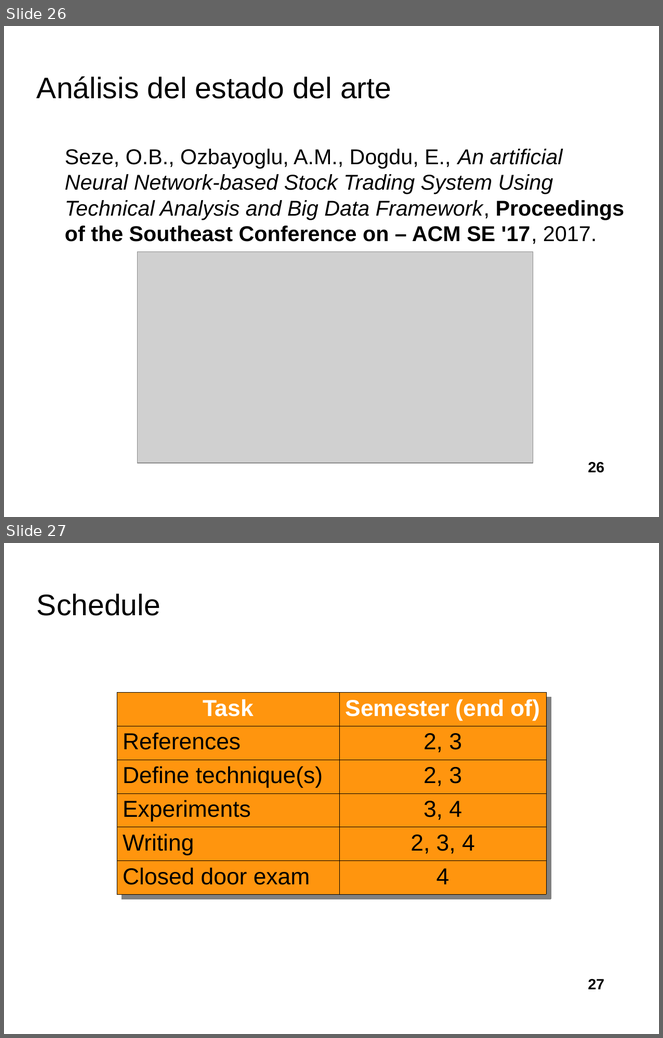
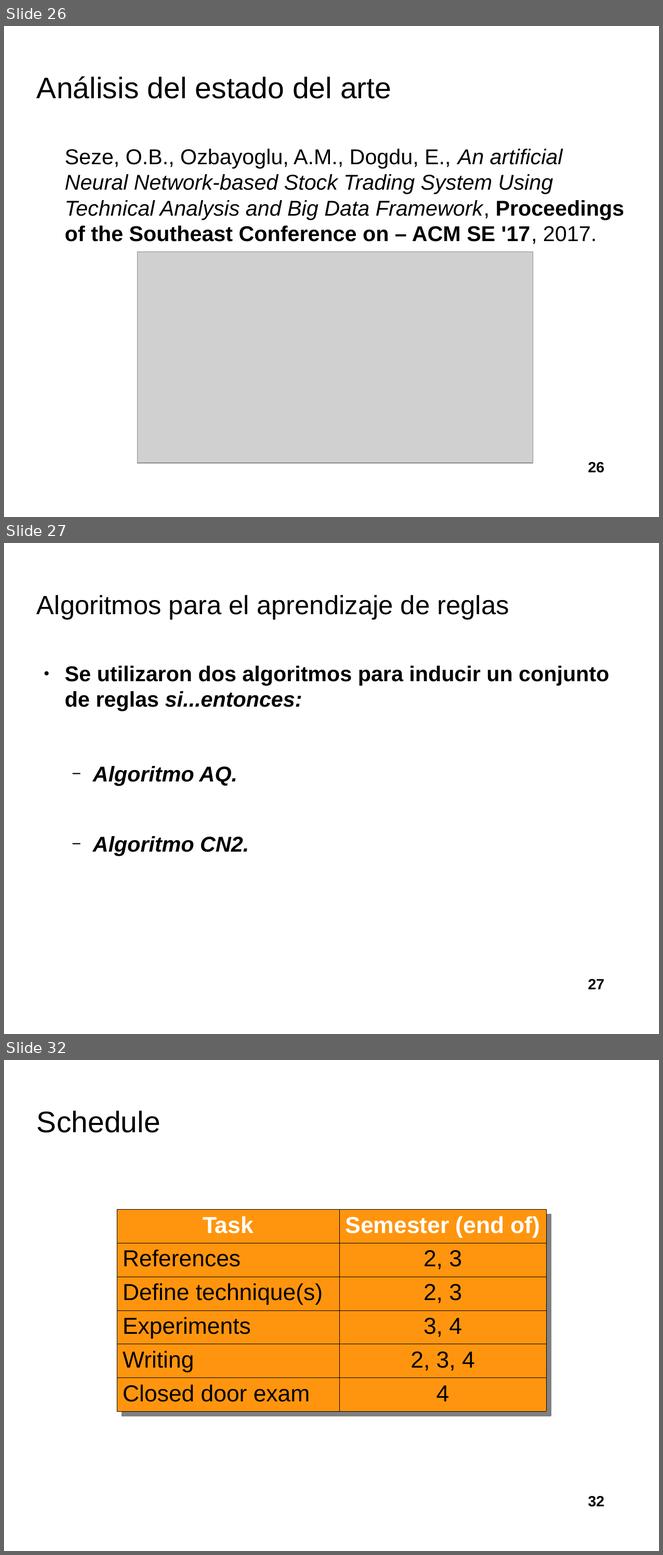
Before and after one commit to davidrmh/Thesis, a slide deck: presentaciones_finales/presentacion_seminario_B19.odp. Shown one above the other, each under a label of ours: slides 26 and 27 before the commit, slides 26, 27 and 32 after it; the slides between them are not shown. The pictures are 663x1038 and 663x1555 pixels, drawn with LibreOffice and Linux fonts; fonts in the diff are those of the drawing; grey boxes stand for pictures; background and template pictures are left out. Boxes give left, top, right and bottom in pixels: in the first picture for what was removed or moved away, otherwise in the second. Text is boxed around its words. In the diff, an @@ line names an element or a change of style, - is before the commit and + after.

Commit message:
Respaldo, inicia diapositivas de algoritmos para aprendizaje de reglas

```diff
--- a/presentaciones_finales/presentacion_seminario_B19.odp
+++ b/presentaciones_finales/presentacion_seminario_B19.odp
@@ slide 27 added at bbox=[4, 543, 659, 1034], background picture (left out) @@
@@ title added at bbox=[37, 595, 509, 619], 32 pt, text #000000 @@
+Algoritmos para el aprendizaje de reglas
@@ text added at bbox=[65, 666, 609, 856], 26 pt, text #000000, bold @@
+● Se utilizaron dos algoritmos para inducir un conjunto de reglas si...entonces:
+  − Algoritmo AQ.
+  − Algoritmo CN2.
@@ page number added at bbox=[588, 979, 605, 990], 18 pt, text #000000, bold @@
+27
@@ what was slide 27 is now slide 32 @@
@@ page number at bbox=[588, 1496, 605, 1507]: text changed @@
-27
+32
```
Also in this commit, not shown: 5 slides changed, 4 other slides added.
